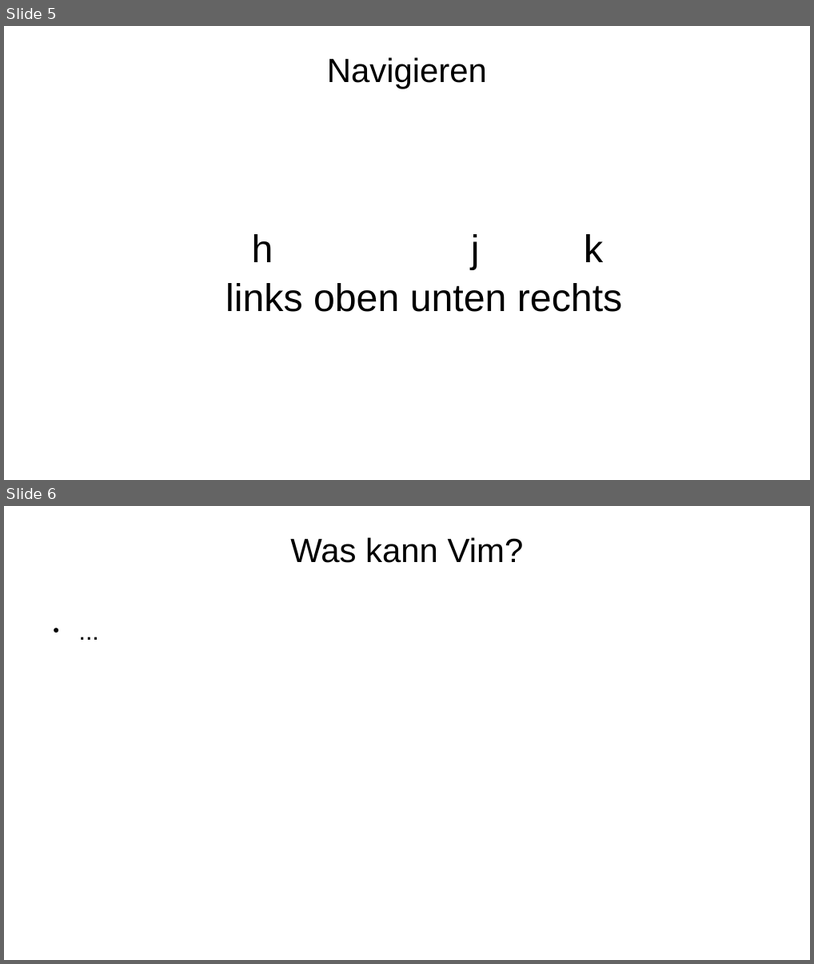
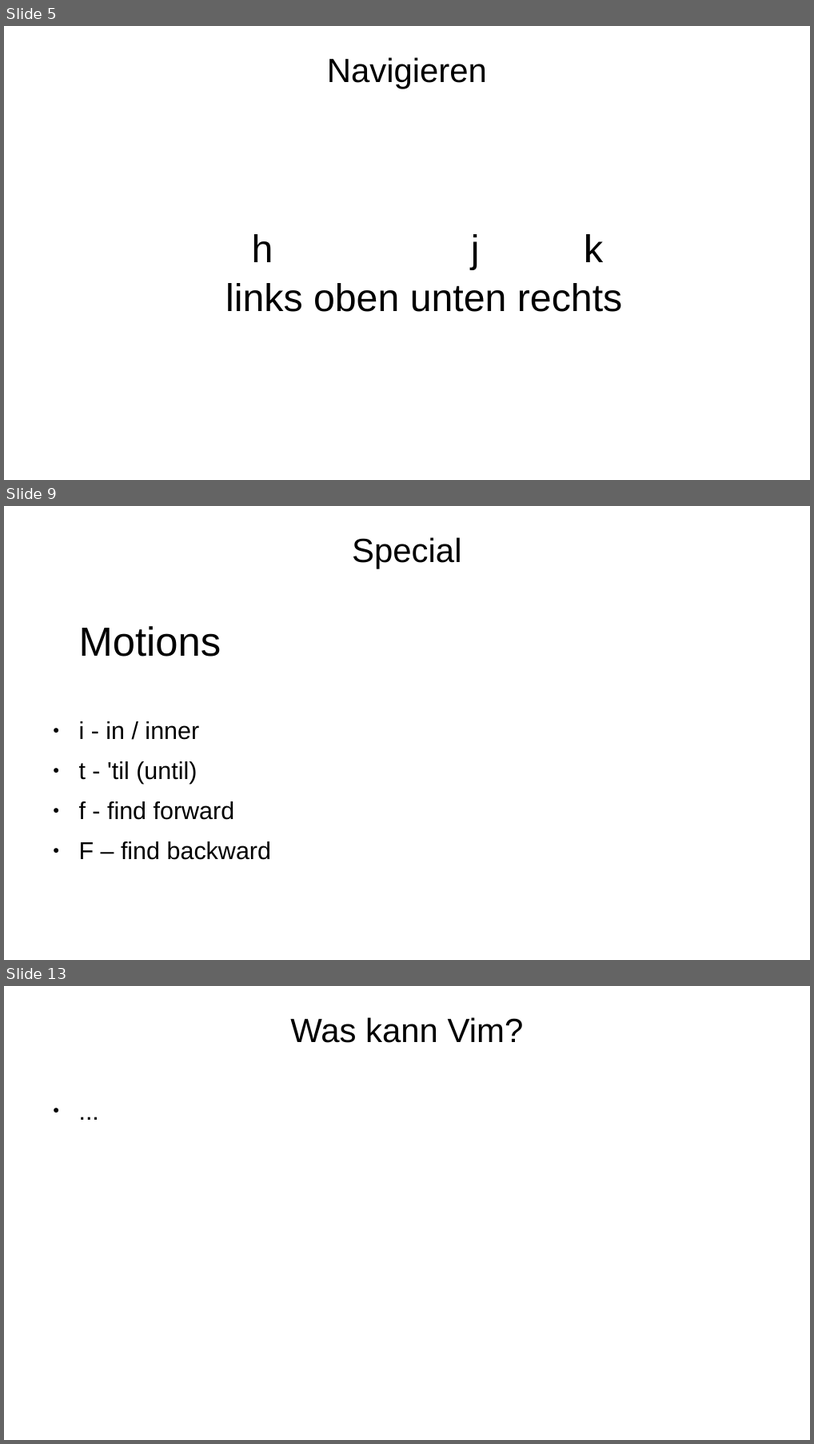
Before and after one commit to mbrinkme/nerditup, a slide deck: vim.odp. Shown one above the other, each under a label of ours: slides 5 and 6 before the commit, slides 5, 9 and 13 after it; the slides between them are not shown. The pictures are 814x964 and 814x1444 pixels, drawn with LibreOffice and Linux fonts; fonts in the diff are those of the drawing; background and template pictures are left out. Boxes give left, top, right and bottom in pixels: in the first picture for what was removed or moved away, otherwise in the second. Text is boxed around its words. In the diff, an @@ line names an element or a change of style, - is before the commit and + after.

```diff
--- a/vim.odp
+++ b/vim.odp
@@ slide 9 added at bbox=[4, 506, 810, 960], background picture (left out) @@
@@ title added at bbox=[352, 537, 462, 569], 33 pt, text #000000 @@
+Special
@@ text added at bbox=[79, 626, 271, 860], 24 pt, text #000000 @@
+Motions
+● i - in / inner
+● t - 'til (until)
+● f - find forward
+● F – find backward
@@ what was slide 6 is now slide 13 @@
```
Also in this commit, not shown: 7 other slides added.
